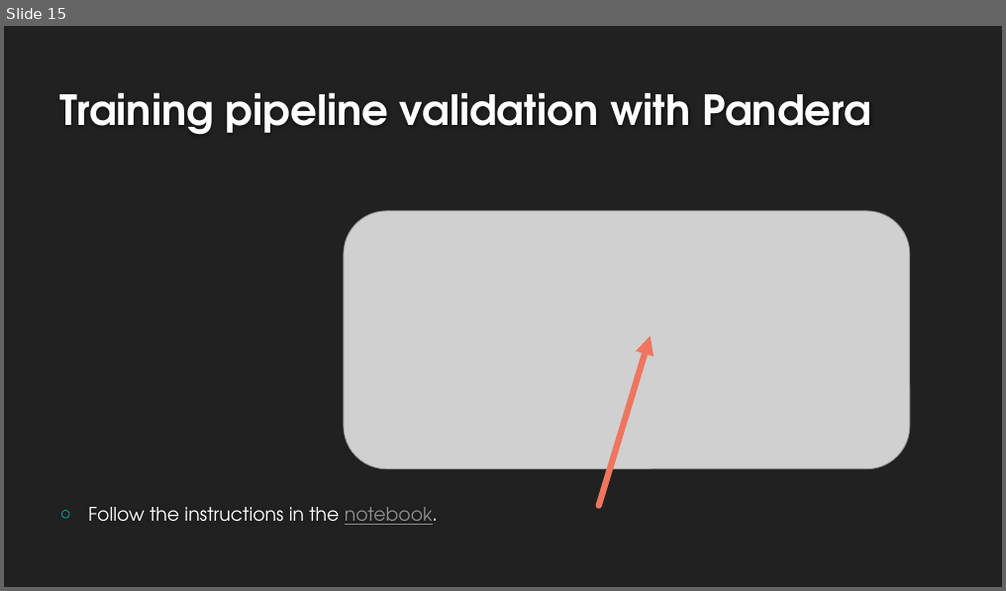
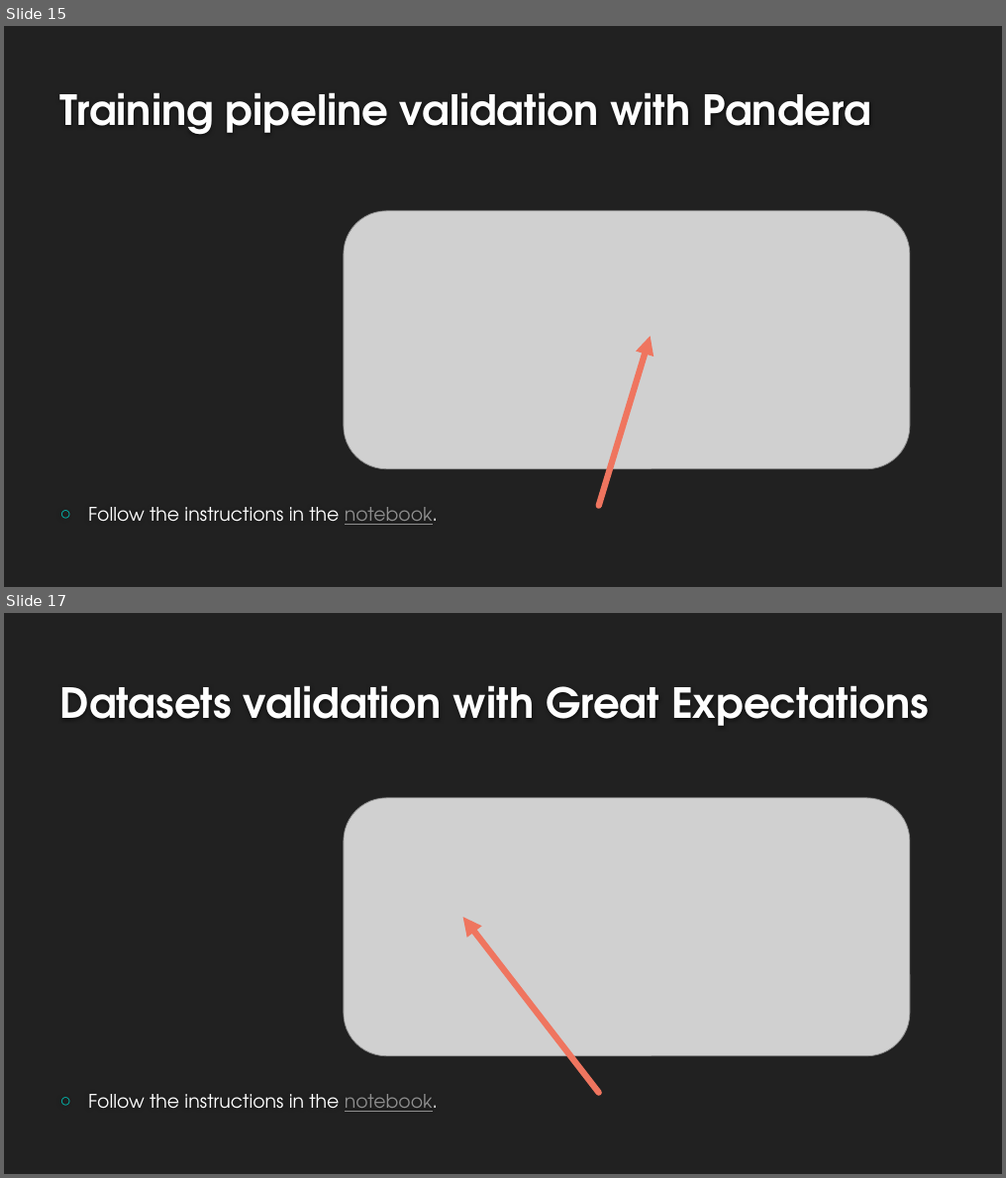
Before and after one commit to NatanMish/data_validation, a slide deck: Data Validation for Data Science.pptx. Shown one above the other, each under a label of ours: slide 15 before the commit, slides 15 and 17 after it; the slides between them are not shown. The pictures are 1006x591 and 1006x1178 pixels, drawn with LibreOffice and Linux fonts; fonts in the diff are those of the drawing; grey boxes stand for pictures; background and template pictures are left out. Boxes give left, top, right and bottom in pixels: in the first picture for what was removed or moved away, otherwise in the second. Text is boxed around its words. In the diff, an @@ line names an element or a change of style, - is before the commit and + after.

Commit message:
Added model_serving_data_validation.ipynb notebook

```diff
--- a/Data Validation for Data Science.pptx
+++ b/Data Validation for Data Science.pptx
@@ slide 17 added at bbox=[4, 613, 1002, 1174], background #212121 @@
@@ title added at bbox=[60, 685, 929, 726], 40 pt, text #FEFEFE, bold @@
+Datasets validation with Great Expectations
@@ picture added at bbox=[344, 798, 911, 1057] @@
@@ arrow added from (599, 1093) to (463, 917), #EF755F 6 pt @@
@@ text added at bbox=[88, 1094, 438, 1112], 18 pt, text #FFFFFF @@
+○ Follow the instructions in the notebook.
```
Also in this commit, not shown: 3 slides changed, 1 other slide added, 2 other files.
